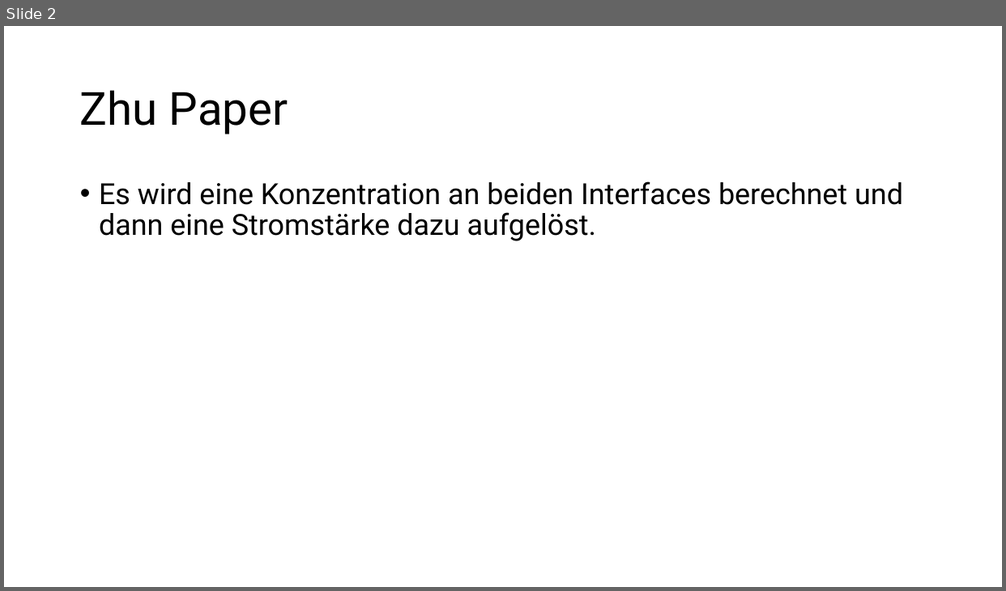
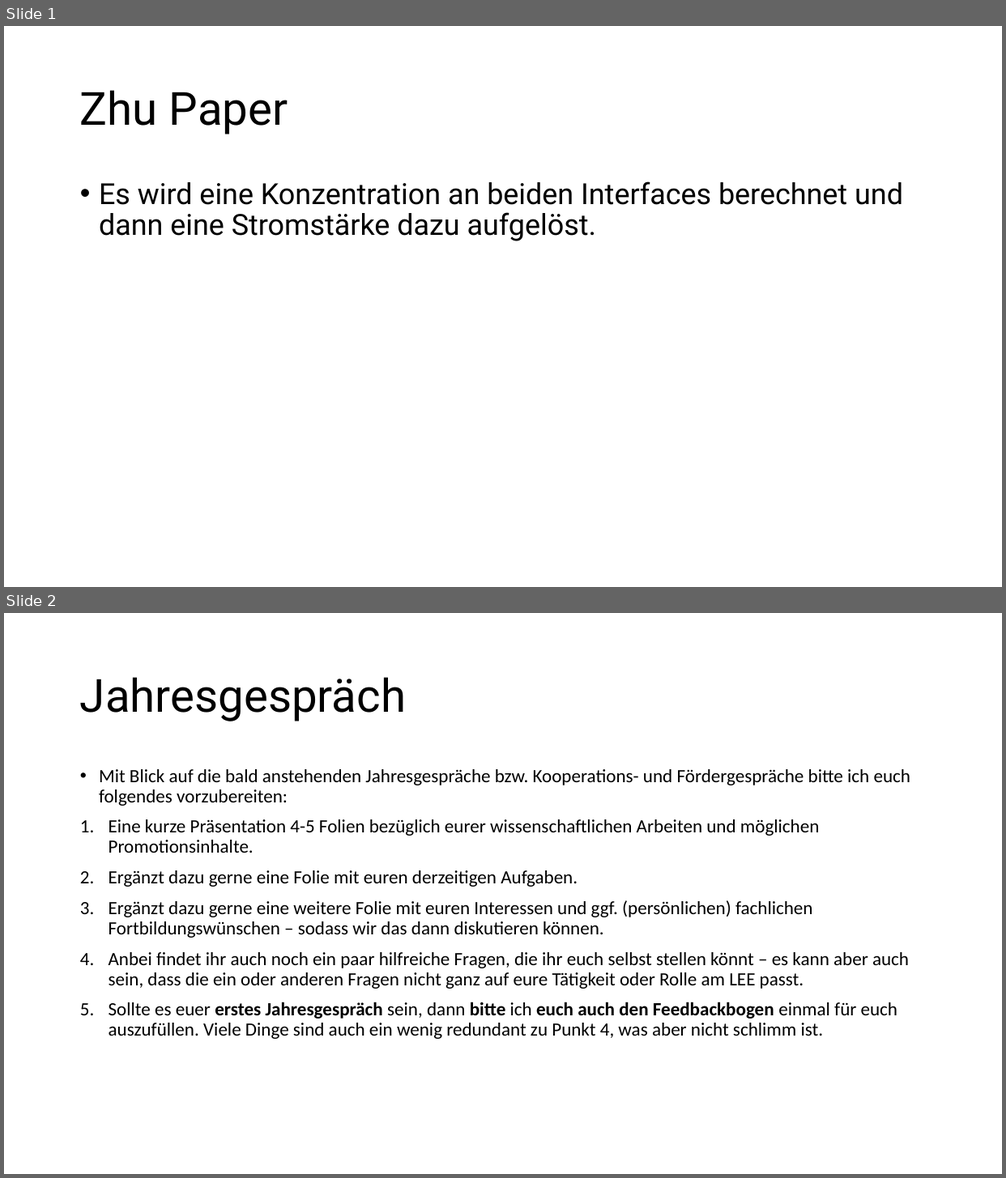
Before and after one commit to fatih4728/rSOC, a slide deck: Sketches.pptx. Shown one above the other, each under a label of ours: slide 2 before the commit, slides 1 and 2 after it. The pictures are 1006x591 and 1006x1178 pixels, drawn with LibreOffice and Linux fonts; fonts in the diff are those of the drawing. Boxes give left, top, right and bottom in pixels: in the first picture for what was removed or moved away, otherwise in the second. Text is boxed around its words. In the diff, an @@ line names an element or a change of style, - is before the commit and + after.

```diff
--- a/Sketches.pptx
+++ b/Sketches.pptx
@@ slide 2 added at [4, 613, 1002, 1174], background #FFFFFF @@
@@ title added at [80, 677, 406, 722], 44 pt, text #000000 @@
+Jahresgespräch
@@ text added at [99, 769, 910, 1039], 18 pt, text #000000 @@
+• Mit Blick auf die bald anstehenden Jahresgespräche bzw. Kooperations- und Fördergespräche bitte ich euch folgendes vorzubereiten:
+1. Eine kurze Präsentation 4-5 Folien bezüglich eurer wissenschaftlichen Arbeiten und möglichen Promotionsinhalte.
+2. Ergänzt dazu gerne eine Folie mit euren derzeitigen Aufgaben.
+3. Ergänzt dazu gerne eine weitere Folie mit euren Interessen und ggf. (persönlichen) fachlichen Fortbildungswünschen – sodass wir das dann diskutieren können.
+4. Anbei findet ihr auch noch ein paar hilfreiche Fragen, die ihr euch selbst stellen könnt – es kann aber auch sein, dass die ein oder anderen Fragen nicht ganz auf eure Tätigkeit oder Rolle am LEE passt.
+5. Sollte es euer erstes Jahresgespräch sein, dann bitte ich euch auch den Feedbackbogen einmal für euch auszufüllen. Viele Dinge sind auch ein wenig redundant zu Punkt 4, was aber nicht schlimm ist.
@@ what was slide 2 is now slide 1 @@
```
Also in this commit, not shown: 7 other slides added, 4 other files.
